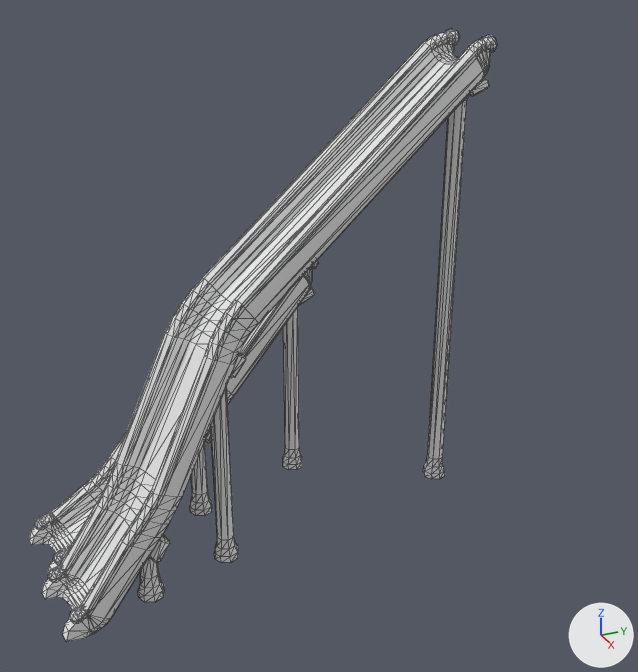
A saved change to the glTF model game/assets/models/giant_steps_slide.glb.
Both versions are drawn from a 50 mm camera at (4.68, -2.06, 2.74) aimed at (1.25, -0.52, 1.02). The lights are fixed; the arrows at lower right show +X, +Y and +Z. The picture after the commit comes second. Mesh edges are drawn as thin lines. Vertices at exactly the same position are counted once.

The scene before the commit, as lines of its bpy script (objects in view):
```python
me_chute_high = bpy.data.meshes.new('chute_high')
me_chute_high.from_pydata(...)  # 1042 vertices, 2032 faces; spans x 0.96..1.7, y -1.91..0.31, z 0.0..2.33
# faces by material slot: [764, 800, 468]
me_chute_high.materials.append(mat_ay_bed)  # white #e7e7e7
me_chute_high.materials.append(mat_ay_rim)  # white #e7e7e7
me_chute_high.materials.append(mat_ay_post)  # white #e7e7e7
me_chute_low = bpy.data.meshes.new('chute_low')
me_chute_low.from_pydata(...)  # 1042 vertices, 2032 faces; spans x 0.55..1.29, y -1.91..-0.36, z 0.0..1.29
# faces by material slot: [764, 800, 468]
me_chute_low.materials.append(mat_ay_bed)  # white #e7e7e7
me_chute_low.materials.append(mat_ay_rim)  # white #e7e7e7
me_chute_low.materials.append(mat_ay_post)  # white #e7e7e7
ob_chute_high = bpy.data.objects.new('chute_high', me_chute_high)
ob_chute_high.location = (0.0, 0.0, 0.0)
ob_chute_low = bpy.data.objects.new('chute_low', me_chute_low)
ob_chute_low.location = (0.0, 0.0, 0.0)
```
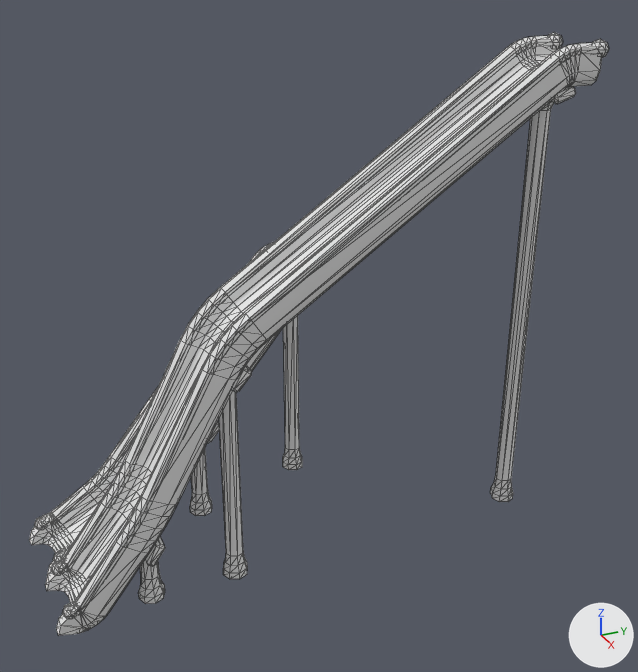
Scene script edits in JSON lines:
```json
{"block": "me_chute_high", "where": "# used by ob_chute_high; location = (0.0, 0.0, 0.0)"}
{"op": "remove", "block": "me_chute_high", "code": "me_chute_high.from_pydata(...)  # 1042 vertices, 2032 faces; spans x 0.96..1.7, y -1.91..0.31, z 0.0..2.33"}
{"op": "add", "block": "me_chute_high", "code": "me_chute_high.from_pydata(...)  # 1042 vertices, 2032 faces; spans x 1.29..1.67, y -1.89..0.64, z 0.0..2.33"}
{"block": "me_chute_high", "change": "me_chute_high part 1: the loose piece of 26 vertices spanning x 1.64..1.7, y -1.84..-1.77, z 0.13..0.2 is moved by (-0.04, -0.02, 0.0)"}
{"block": "me_chute_high", "change": "me_chute_high part 2: the loose piece of 26 vertices spanning x 1.34..1.4, y -1.88..-1.81, z 0.13..0.2 is moved by (-0.04, 0.02, 0.0)"}
{"block": "me_chute_high", "change": "me_chute_high part 3: the loose piece of 26 vertices spanning x 1.26..1.34, y 0.23..0.31, z 2.25..2.33 is moved by (0.33, 0.33, 0.0)"}
{"block": "me_chute_high", "change": "me_chute_high part 4: the loose piece of 26 vertices spanning x 0.96..1.04, y 0.23..0.31, z 2.25..2.33 is moved by (0.33, 0.33, 0.0)"}
{"block": "me_chute_high", "change": "me_chute_high part 5: the loose piece of 24 vertices spanning x 0.99..1.31, y 0.17..0.3, z 2.08..2.15 is multiplied about its middle by the matrix ((0.998, 0.068, 0.0), (-0.068, 0.997, 0.036), (0.002, -0.035, 0.999)), then moved by (0.33, 0.22, 0.0)"}
{"block": "me_chute_high", "change": "me_chute_high part 6: the loose piece of 58 vertices spanning x 1.09..1.21, y 0.17..0.29, z 0.0..2.09 is moved by (0.33, 0.22, 0.0)"}
{"block": "me_chute_high", "change": "me_chute_high part 7: the loose piece of 24 vertices spanning x 1.19..1.51, y -1.11..-0.96, z 1.02..1.12 is multiplied about its middle by the matrix ((0.979, 0.206, 0.0), (-0.206, 0.978, 0.027), (0.005, -0.026, 1.0)), then moved by (0.13, 0.0, 0.0)"}
{"block": "me_chute_high", "change": "me_chute_high part 8: the loose piece of 58 vertices spanning x 1.29..1.41, y -1.11..-0.99, z 0.0..1.05 is moved by (0.13, 0.0, 0.0)"}
{"block": "me_chute_high", "change": "me_chute_high part 9: the loose piece of 24 vertices spanning x 1.31..1.62, y -1.51..-1.37, z 0.27..0.38 is multiplied about its middle by the matrix ((0.979, 0.202, 0.0), (-0.202, 0.979, -0.01), (-0.002, 0.01, 1.0)), then moved by (0.01, 0.0, 0.0)"}
{"block": "me_chute_high", "change": "me_chute_high part 10: 692 of 1042 vertices moved; they spanned x 0.97..1.7, y -1.91..0.27, z 0.02..2.32 and now span x 1.3..1.66, y -1.89..0.6, z 0.02..2.32; mean shift (0.1, 0.06, 0.0); largest move (1.28, 0.27, 2.14) -> (1.61, 0.6, 2.14)"}
{"block": "me_chute_high", "change": "other edits to the shape of me_chute_high do not show in these pictures"}
```

Location of each change, (x1, y1, x2, y2) in pixels of the pictures (638 x 672 px; the box of a moved part takes in the faces that stretch with it):
```json
{"object": "chute_high", "change": "reshaped", "before": [42, 29, 497, 641], "after": [45, 32, 609, 636], "on screen": "24% wider"}
{"part": 1, "of": "me_chute_high", "change": "moved or reshaped", "before": [69, 608, 83, 623], "after": [62, 603, 75, 619]}
{"part": 2, "of": "me_chute_high", "change": "moved or reshaped", "before": [48, 568, 61, 582], "after": [51, 561, 62, 575]}
{"part": 3, "of": "me_chute_high", "change": "moved or reshaped", "before": [481, 35, 497, 53], "after": [592, 39, 609, 58]}
{"part": 4, "of": "me_chute_high", "change": "moved or reshaped", "before": [445, 29, 460, 45], "after": [549, 32, 563, 50]}
{"part": 5, "of": "me_chute_high", "change": "moved or reshaped", "before": [469, 79, 489, 96], "after": [550, 86, 576, 104]}
{"part": 6, "of": "me_chute_high", "change": "moved or reshaped", "before": [423, 95, 469, 479], "after": [490, 102, 554, 502]}
{"part": 7, "of": "me_chute_high", "change": "moved or reshaped", "before": [230, 352, 246, 378], "after": [232, 365, 252, 392]}
{"part": 8, "of": "me_chute_high", "change": "moved or reshaped", "before": [211, 386, 238, 563], "after": [219, 391, 248, 579]}
{"part": 9, "of": "me_chute_high", "change": "moved or reshaped", "before": [149, 534, 170, 563], "after": [145, 537, 165, 566]}
{"part": 10, "of": "me_chute_high", "change": "moved or reshaped", "before": [42, 32, 491, 641], "after": [45, 35, 602, 636]}
```
